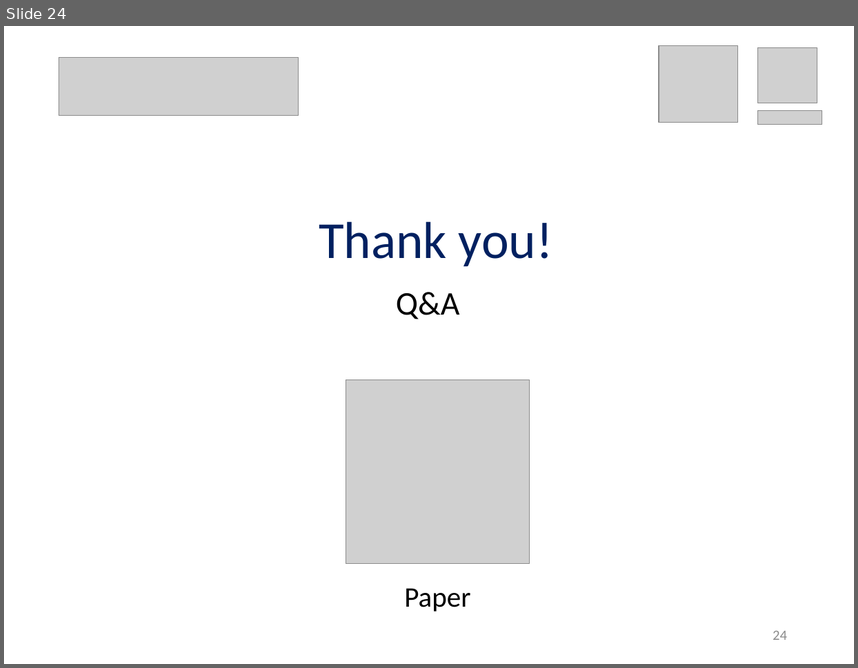
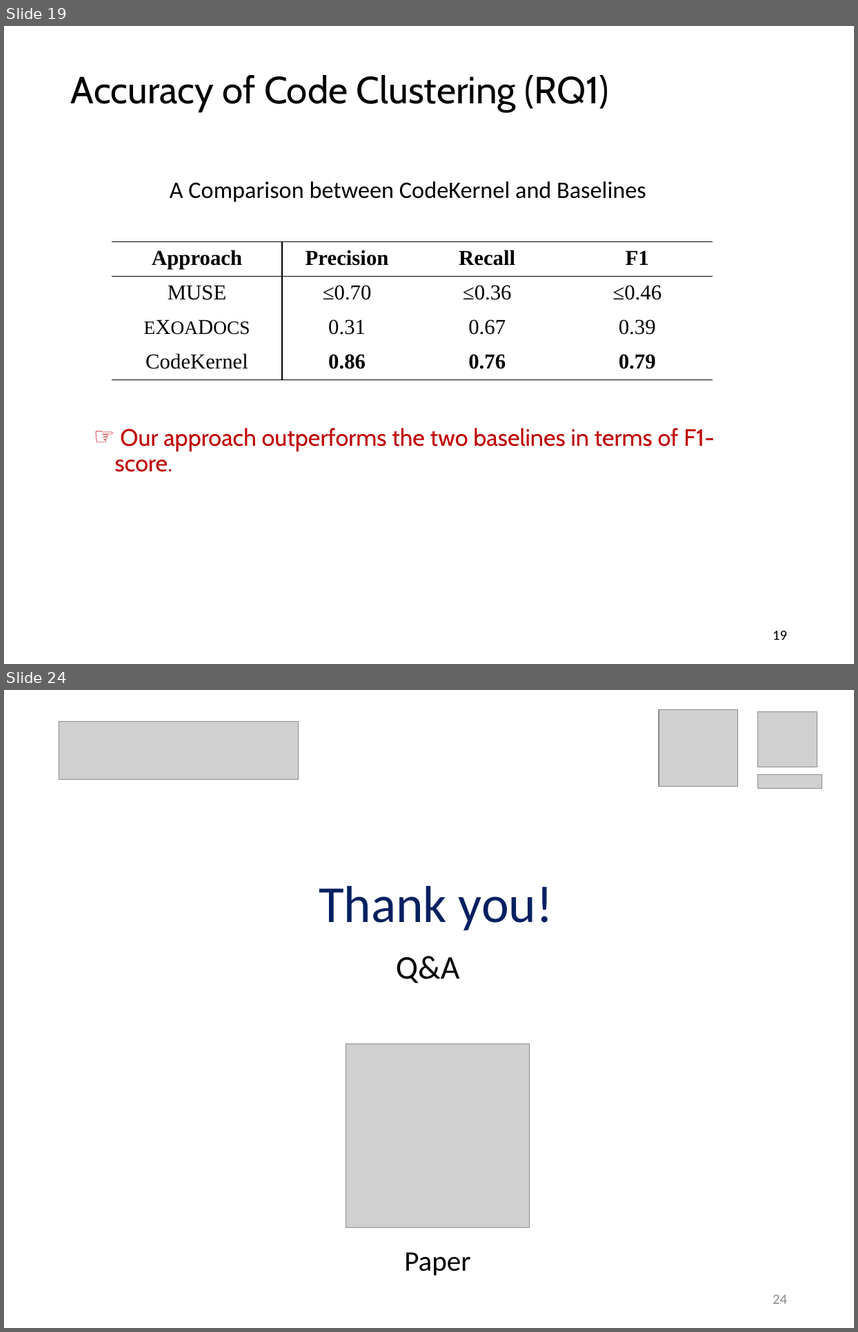
Before and after one commit to guxd/guxd.github.io, a slide deck: papers/slides/codekernel.pptx. Shown one above the other, each under a label of ours: slide 24 before the commit, slides 19 and 24 after it; the slides between them are not shown. The pictures are 858x668 and 858x1332 pixels, drawn with LibreOffice and Linux fonts; fonts in the diff are those of the drawing; grey boxes stand for pictures; background and template pictures are left out. Boxes give left, top, right and bottom in pixels: in the first picture for what was removed or moved away, otherwise in the second. Text is boxed around its words. In the diff, an @@ line names an element or a change of style, - is before the commit and + after.

Commit message:
update code kernel slides

```diff
--- a/papers/slides/codekernel.pptx
+++ b/papers/slides/codekernel.pptx
@@ slide 19 added at box(4, 26, 854, 664), background #FFFFFF @@
@@ text added at box(71, 75, 609, 112), 32 pt, text #000000 @@
+Accuracy of Code Clustering (RQ1)
@@ text added at box(170, 181, 646, 202), 20 pt, text #000000 @@
+A Comparison between CodeKernel and Baselines
@@ table added at box(112, 242, 713, 380), 4 rows, 4 columns @@
+Approach | Precision | Recall | F1
+MUSE | ≤0.70 | ≤0.36 | ≤0.46
+EXOADOCS | 0.31 | 0.67 | 0.39
+CodeKernel | 0.86 | 0.76 | 0.79
@@ text added at box(115, 428, 715, 472), 20 pt, text #C00000 @@
+☞ Our approach outperforms the two baselines in terms of F1-score.
@@ page number added at box(773, 630, 787, 639), 12 pt, text #000000 @@
+19
```
Also in this commit, not shown: 21 slides changed, 1 other slide added, 2 slides removed.
